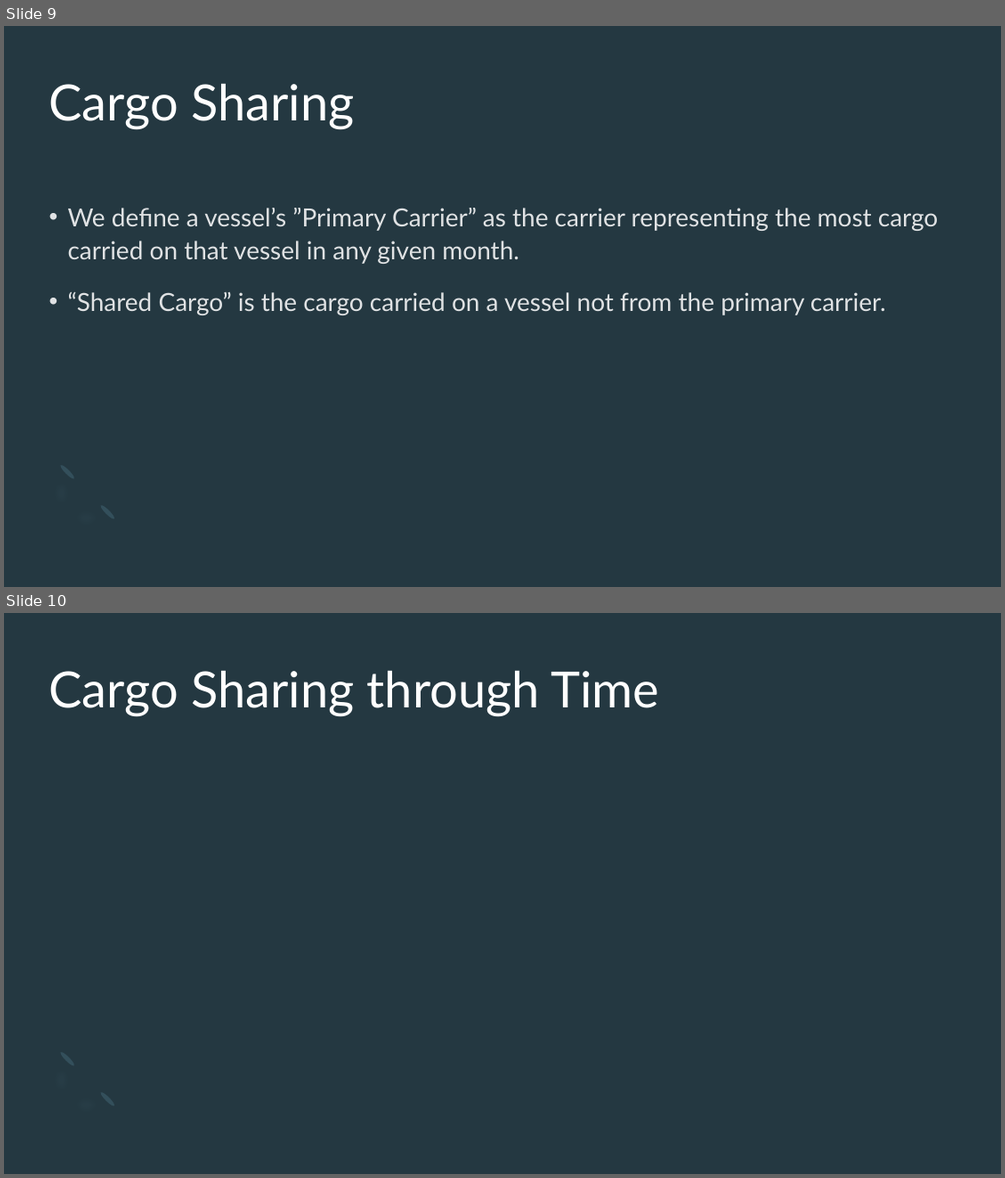
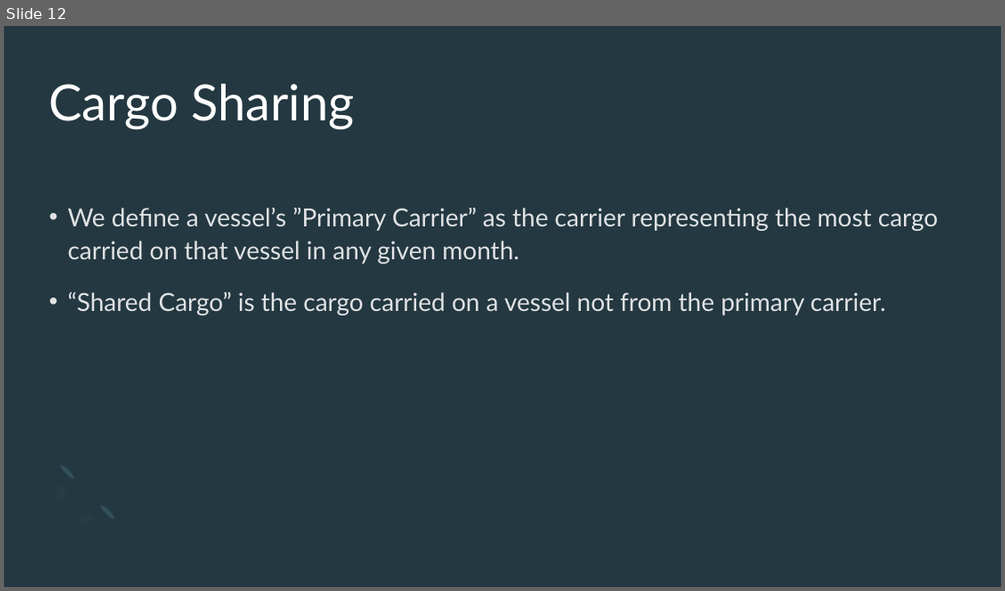
Before and after one commit to epistemetrica/Ocean-Carrier-Alliances-Project, a slide deck: PNREC/PNREC slides.pptx. Shown one above the other, each under a label of ours: slides 9 and 10 before the commit, slide 12 after it. The pictures are 1005x1178 and 1005x591 pixels, drawn with LibreOffice and Linux fonts; fonts in the diff are those of the drawing. Boxes give left, top, right and bottom in pixels: in the first picture for what was removed or moved away, otherwise in the second. Text is boxed around its words. In the diff, an @@ line names an element or a change of style, - is before the commit and + after.

```diff
--- a/PNREC/PNREC slides.pptx
+++ b/PNREC/PNREC slides.pptx
@@ slide 10 removed at (4, 613, 1001, 1174), background #243841; not listed: 3 template elements that a slide beside it also shows @@
@@ title removed at (49, 670, 659, 716) @@
-Cargo Sharing through Time
@@ what was slide 9 is now slide 12 @@
```
Also in this commit, not shown: 5 slides changed, 9 slides added, 2 other slides removed, 13 other files.
